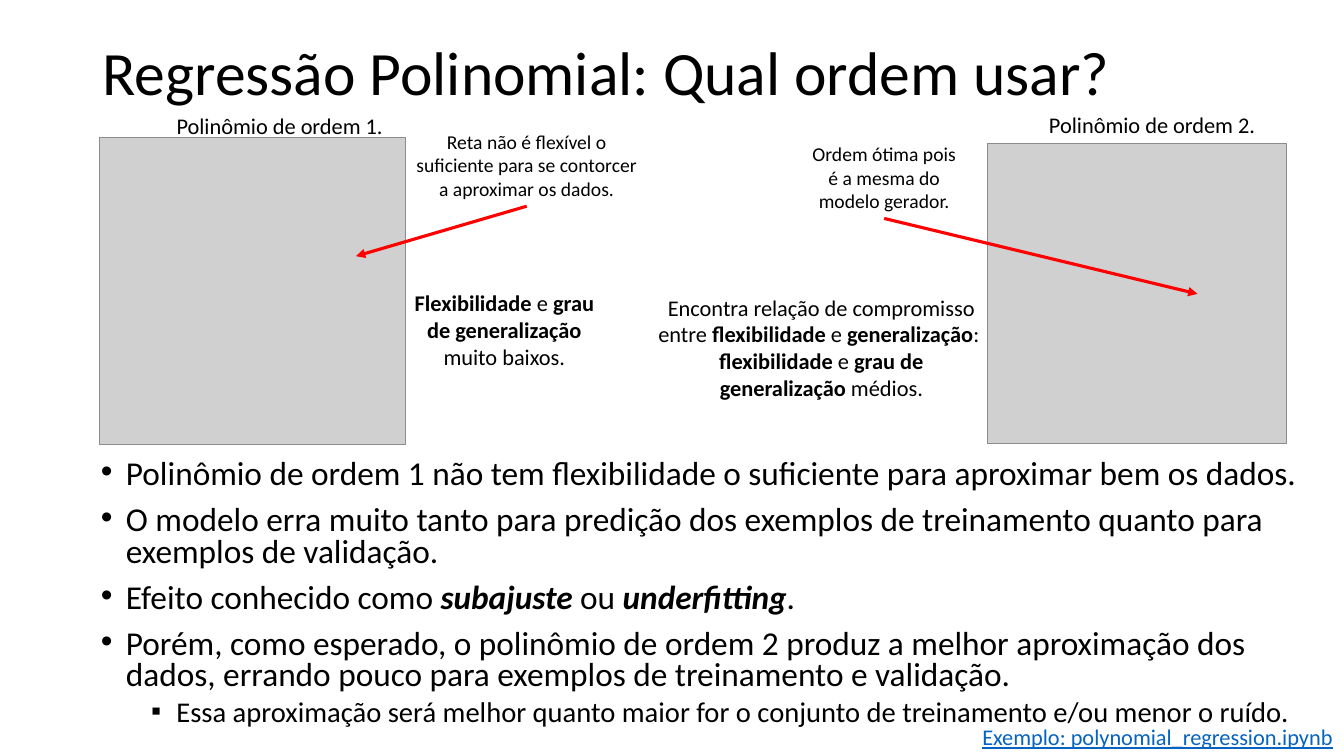
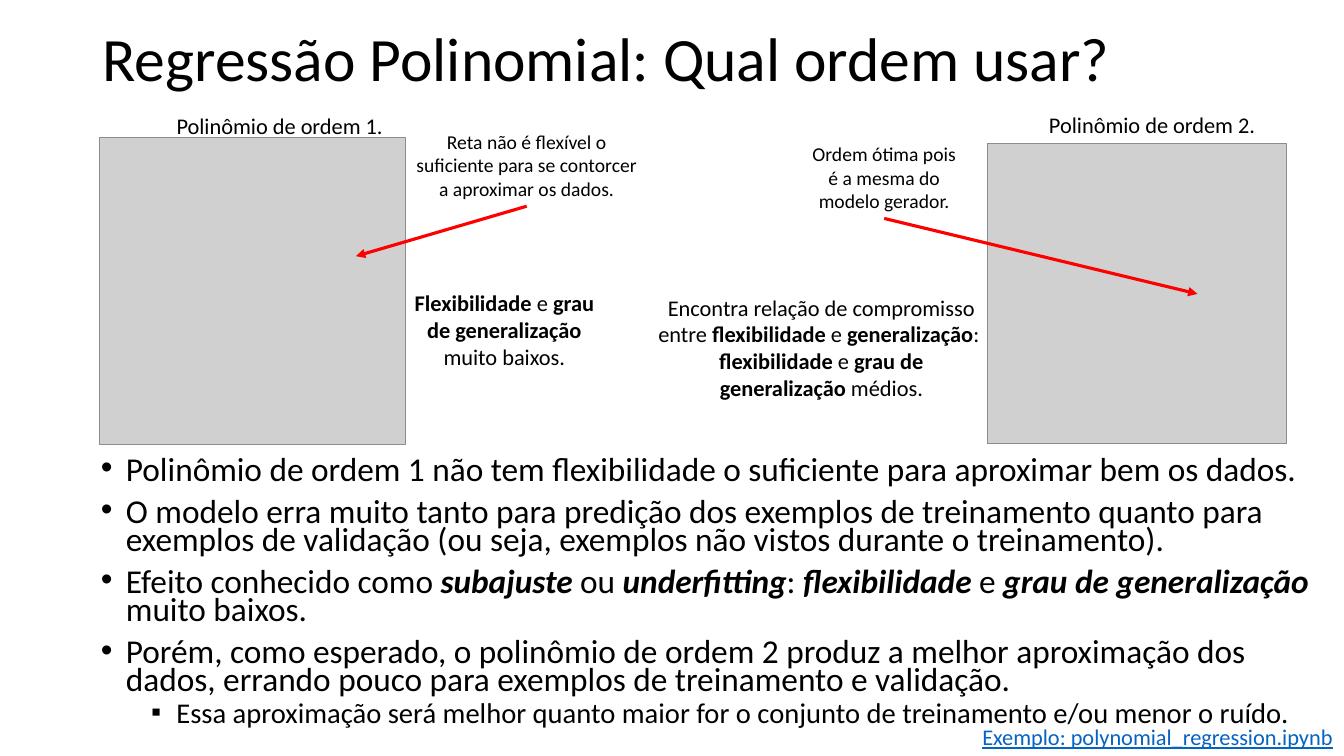
Before and after one commit to zz4fap/t319_aprendizado_de_maquina, a slide deck: slide 9 of slides/T319_Regressão_Linear (Parte IV).pptx. Drawn at 1344x756 pixels with LibreOffice and Linux fonts; fonts in the diff are those of the drawing; grey boxes stand for pictures. Boxes give left, top, right and bottom in pixels: in the first picture for what was removed or moved away, otherwise in the second. Text is boxed around its words. In the diff, an @@ line names an element or a change of style, - is before the commit and + after.

```diff
--- a/slides/T319_Regressão_Linear (Parte IV).pptx
+++ b/slides/T319_Regressão_Linear (Parte IV).pptx
@@ title "Regressão Polinomial: Qual ordem usar?" moved from (x1=102, y1=52, x2=1109, y2=106) to (x1=102, y1=38, x2=1109, y2=92) @@
@@ text at (x1=126, y1=458, x2=1296, y2=731): line spacing 0.8 to 0.7 @@
@@ text at (x1=126, y1=500, x2=1308, y2=622): text changed @@
-• O modelo erra muito tanto para predição dos exemplos de treinamento quanto para exemplos de validação.
-• Efeito conhecido como subajuste ou underfitting.
+• O modelo erra muito tanto para predição dos exemplos de treinamento quanto para exemplos de validação (ou seja, exemplos não vistos durante o treinamento).
+• Efeito conhecido como subajuste ou underfitting: flexibilidade e grau de generalização muito baixos.
```
Also in this commit, not shown: 4 other slides changed, 4 slides removed, 1 other file.
